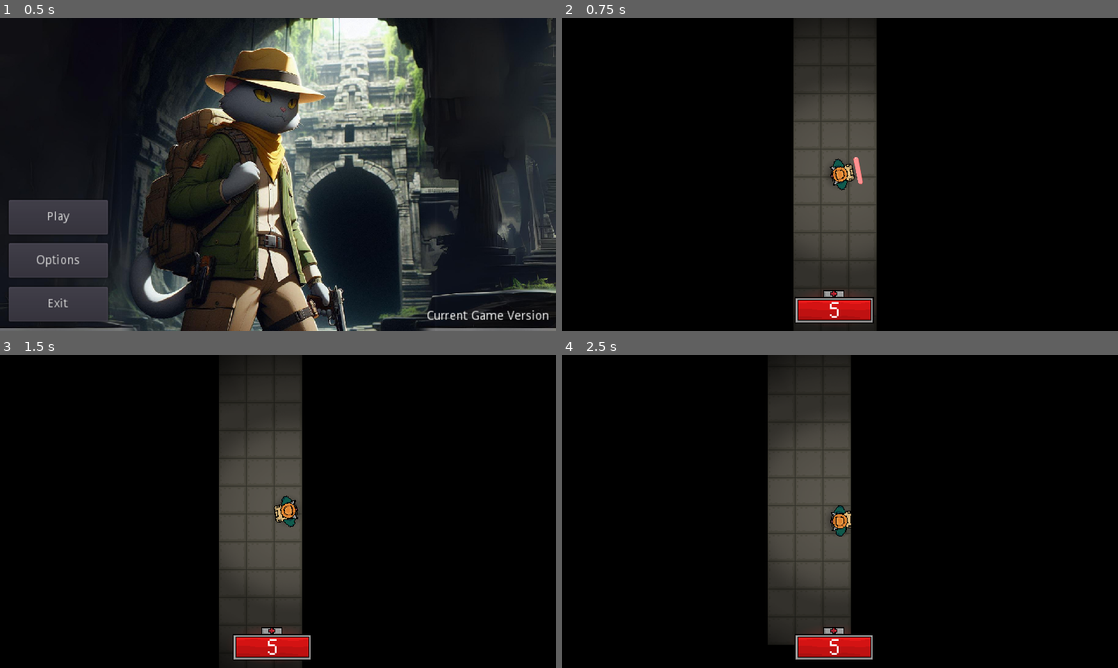
Above: before the commit, frames 1-4 (two rows, left to right).
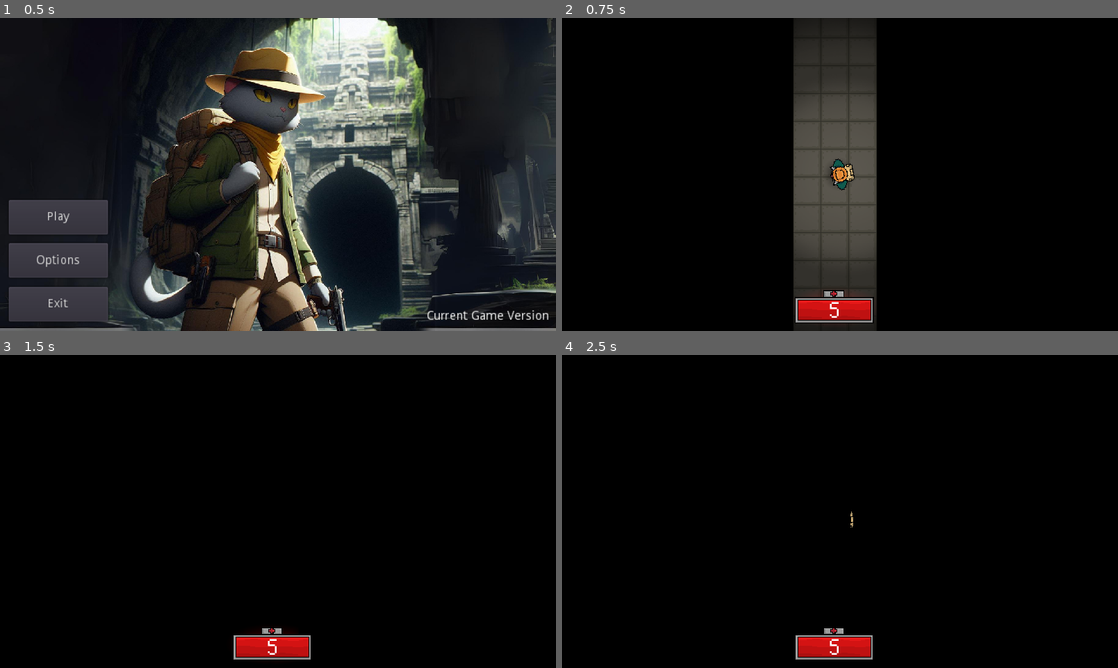
Above: after the commit, the same moments.

Repository: Wix1410/Wiktor-symulacja-pracy
Game: Godot game, scene res://MainMenu.tscn
The game is run twice, just before and just after one commit, with the same random seed, the same clock (stepped at 60 frames per second) and the same inputs.
Inputs (mouse positions are in pixels of both pictures, inside the frame that each line leads up to):
- Up to frame 1 (0.5 s): no input
- Up to frame 2 (0.75 s): click "Play" at 0.5 s
- Up to frame 3 (1.5 s): tap Enter at 1.25 s; move the mouse to (400, 495) at 1.27 s; hold Right (ui_right) from 1.28 s (still down); hold Shift from 1.28 s (still down)
- Up to frame 4 (2.5 s): tap Space at 2 s; move the mouse to (728, 527) at 2.02 s; release Right (ui_right) at 2.03 s; release Shift at 2.03 s; hold Down (ui_down) from 2.03 s (still down); tap Shift at 2.1 s

Frame 1 is identical in both runs. In frame 2, less than 0.1% of the frame differs, in the area x 52-55%, y 44-54%; in frame 3, 13%, in the area x 39-55%, y 0-100%; in frame 4, 13%.

Commit message:
prawiedziała tylko nie przestaje sprintować przy stamina = 0

Diff:
--- a/Player/Player.gd
+++ b/Player/Player.gd
@@ -36,6 +36,7 @@
 	stats.connect("no_health", self, "queue_free")
 	animationTree.active = true
 	animationState.start("Idle")
+	sprintBar.visible = false
 
 func _process(delta):
 	light.global_rotation = 0
@@ -66,11 +67,11 @@
 		if Input.is_key_pressed(KEY_SHIFT) and CanSprint():
 			sprintMultipler = 2
 			sprintBar.visible = true
-			stamina =- sprintBar.step
-		else:
+			stamina -= 0.5
+		elif not Input.is_key_pressed(KEY_SHIFT):
 			sprintMultipler = 1
 			sprintBar.visible = false
-			stamina =+ sprintBar.step
+			stamina += 0.5
 	else:
 		animationState.travel("Idle")
 
--- /dev/null
+++ b/default_bus_layout.tres
@@ -0,0 +1,4 @@
+[gd_resource type="AudioBusLayout" format=2]
+
+[resource]
+bus/0/volume_db = -6.91795
